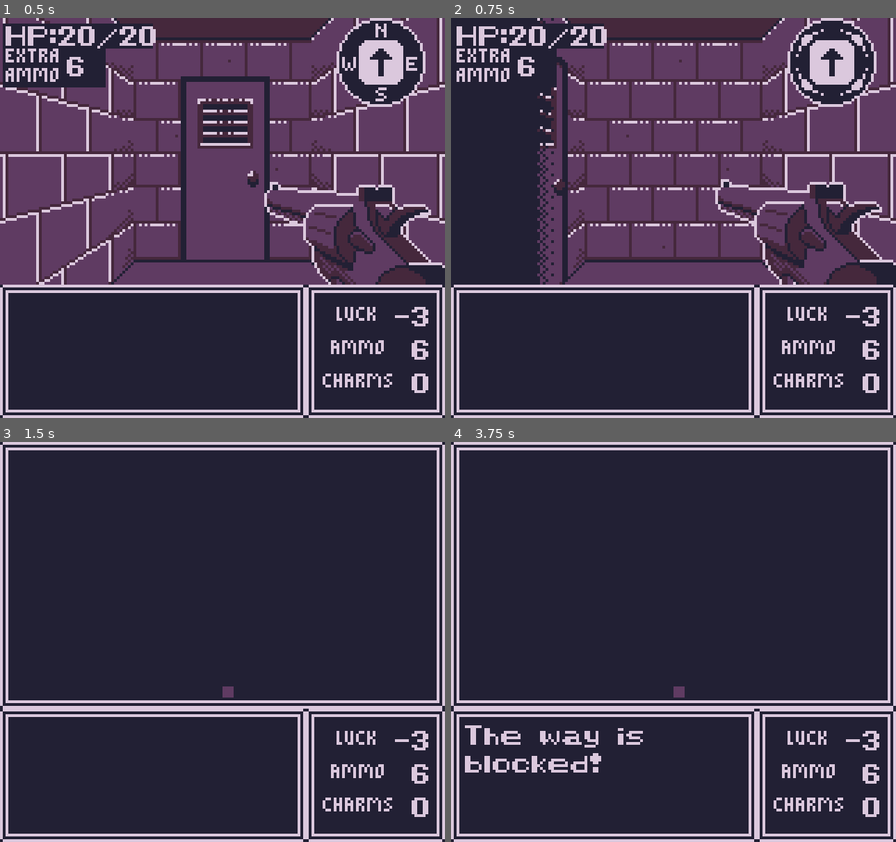
Above: before the commit, frames 1-4 (two rows, left to right).
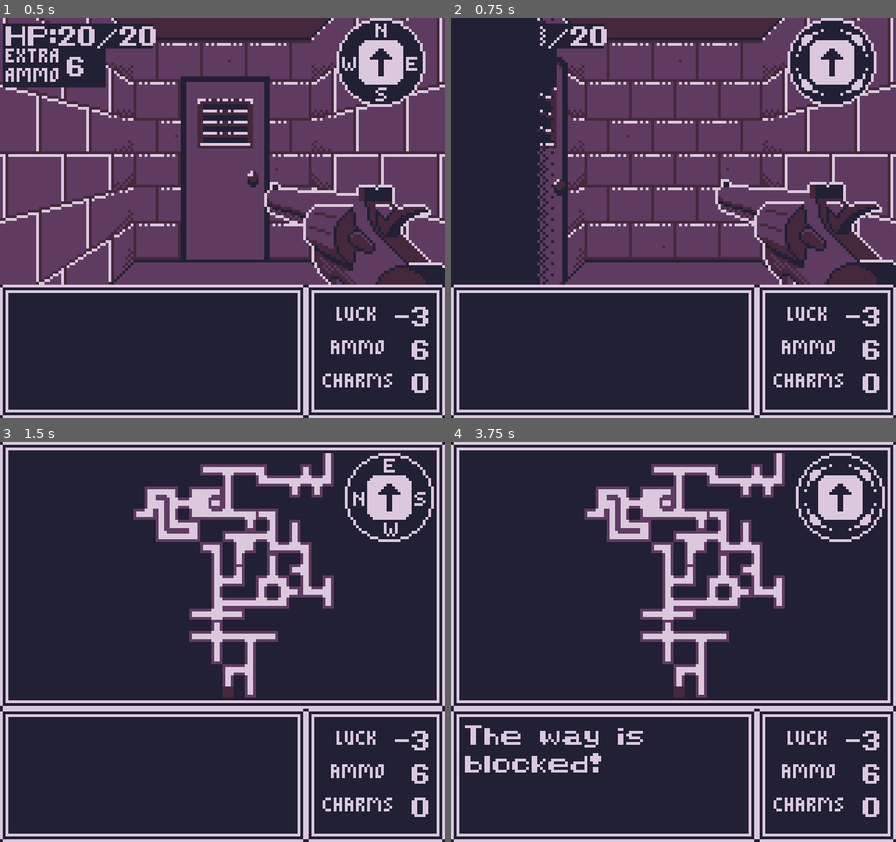
Above: after the commit, the same moments.

Repository: GartTheSkeleton/GameboyDungeon
Game: Godot game, scene res://src/Game/gameworld.tscn
The game is run twice, just before and just after one commit, with the same random seed, the same clock (stepped at 60 frames per second) and the same inputs.
Inputs:
- Up to frame 1 (0.5 s): no input
- Up to frame 2 (0.75 s): tap Enter (Start) at 0.5 s; hold Right (Right) from 0.53 s (still down); tap Z (A) at 0.6 s
- Up to frame 3 (1.5 s): tap X (B) at 0.8, 1.35 s; tap Enter (Start) at 1.25 s; release Right (Right) at 1.28 s; hold Down (Down) from 1.28 s (still down)
- Up to frame 4 (3.75 s): tap Z (A) at 1.55, 2.1, 3.05 s; tap Enter (Start) at 2, 2.75, 3.6 s; release Down (Down) at 2.03 s; hold Right (Right) 2.03-2.78 s; tap X (B) at 2.3, 2.85 s; hold Up (Up) 2.78-3.53 s; hold Left (Left) from 3.53 s (still down)

Frame 1 is identical in both runs. In frame 2, 1.0% of the frame differs, in the area x 1-22%, y 2-16%; in frame 3, 10%; in frame 4, 11%, in the area x 30-98%, y 2-64%.

Commit message:
update map

Diff:
--- a/src/Entities/Actors/Actions/movement_action.gd
+++ b/src/Entities/Actors/Actions/movement_action.gd
@@ -59,5 +59,5 @@
 			item_in_room.item_component.conversation_complete = false
 			item_in_room.item_component.conversation_started = false
 	entity.grid_position = destination
-	entity.map_data.visit_tile(destination)
+	entity.map_data.visit_tile(destination_tile)
 	entity.get_tree().get_first_node_in_group("Transitions").play("Walk")
--- /dev/null
+++ b/src/GUI/extra_ui.gd
@@ -0,0 +1,9 @@
+extends Node2D
+
+@onready var healthLabel = %HealthLabel
+@onready var ammoLabel = %AmmoLabel2
+@onready var gameworld = %Gameworld
+
+func _process(delta: float) -> void:
+	healthLabel.text = "HP:" + str(gameworld.player.fighter_component.hp) + "/" + str(gameworld.player.fighter_component.max_hp)
+	ammoLabel.text = str(gameworld.player.fighter_component.stored_ammo)
--- a/src/Game/compass.gd
+++ b/src/Game/compass.gd
@@ -1,14 +1,9 @@
 extends AnimatedSprite2D
 
-@onready var gameworld = get_parent().get_parent()
-@onready var healthLabel = %HealthLabel
-@onready var ammoLabel = %AmmoLabel2
-@onready var gun = $"../Gun"
+@onready var gameworld = %Gameworld
 
 var currentRoom = Vector2(0,0)
 
 func _process(delta: float) -> void:
 	if animation != gameworld.playerFacingString:
 		play(gameworld.playerFacingString)
-	healthLabel.text = "HP:" + str(gameworld.player.fighter_component.hp) + "/" + str(gameworld.player.fighter_component.max_hp)
-	ammoLabel.text = str(gameworld.player.fighter_component.stored_ammo)
--- a/src/Game/gameworld.gd
+++ b/src/Game/gameworld.gd
@@ -75,6 +75,8 @@
 	SignalBus.player_died.connect(handle_player_death)
 	create_player()
 	SignalBus.gameworld_ready.emit()
+	await get_tree().create_timer(1.5).timeout
+	SignalBus.room_discovered.emit()
 
 func createEntity(name: String, grid_pos: Vector2i, chest_contents = null):
 	var new_entity: Entity
--- a/src/Game/gameworld.tscn
+++ b/src/Game/gameworld.tscn
@@ -10,6 +10,7 @@
 [ext_resource type="Texture2D" uid="uid://y51uub0eail5" path="res://src/Assets/VFX/compass_south.png" id="6_lgd45"]
 [ext_resource type="Texture2D" uid="uid://dmfdwab6u80kd" path="res://src/Assets/VFX/compass_west.png" id="7_as7lh"]
 [ext_resource type="Script" uid="uid://drp8j51mma0ey" path="res://src/Game/compass.gd" id="8_q8503"]
+[ext_resource type="Script" uid="uid://dv18onqto87yj" path="res://src/GUI/extra_ui.gd" id="8_sjrmq"]
 [ext_resource type="Texture2D" uid="uid://cgenhmsgkqoj7" path="res://src/Assets/VFX/gun_idle.png" id="10_lgd45"]
 [ext_resource type="Texture2D" uid="uid://dj5be0ge14cg8" path="res://src/Assets/VFX/ui_bullet.png" id="11_1s8sg"]
 [ext_resource type="Script" uid="uid://dhp1e27unnmsb" path="res://src/GUI/message_log.gd" id="12_as7lh"]
@@ -1600,6 +1601,60 @@
 visible_characters = 4
 visible_ratio = 0.92
 
+[node name="ExtraUI" type="Node2D" parent="VBoxContainer/SubViewportContainer/SubViewport/Gameworld/Camera2D"]
+position = Vector2(56, -48)
+script = ExtResource("8_sjrmq")
+
+[node name="Control" type="Control" parent="VBoxContainer/SubViewportContainer/SubViewport/Gameworld/Camera2D/ExtraUI"]
+layout_mode = 3
+anchors_preset = 0
+offset_left = -136.0
+offset_top = -18.0
+offset_right = -96.0
+offset_bottom = 22.0
+
+[node name="HealthLabel" type="Label" parent="VBoxContainer/SubViewportContainer/SubViewport/Gameworld/Camera2D/ExtraUI/Control"]
+unique_name_in_owner = true
+layout_mode = 0
+offset_left = 2.0
+offset_top = 4.0
+offset_right = 42.0
+offset_bottom = 27.0
+text = "HP: "
+label_settings = ExtResource("15_j816e")
+
+[node name="AmmoLabel2" type="Label" parent="VBoxContainer/SubViewportContainer/SubViewport/Gameworld/Camera2D/ExtraUI/Control"]
+unique_name_in_owner = true
+layout_mode = 0
+offset_left = 24.0
+offset_top = 15.0
+offset_right = 64.0
+offset_bottom = 37.0
+text = "0"
+label_settings = ExtResource("15_j816e")
+
+[node name="ColorRect" type="ColorRect" parent="VBoxContainer/SubViewportContainer/SubViewport/Gameworld/Camera2D/ExtraUI/Control"]
+z_index = -1
+layout_mode = 0
+offset_left = 1.0
+offset_top = 4.0
+offset_right = 55.0
+offset_bottom = 13.0
+color = Color(0.133333, 0.12549, 0.203922, 1)
+
+[node name="ColorRect2" type="ColorRect" parent="VBoxContainer/SubViewportContainer/SubViewport/Gameworld/Camera2D/ExtraUI/Control"]
+z_index = -1
+layout_mode = 0
+offset_left = 1.0
+offset_top = 4.0
+offset_right = 38.0
+offset_bottom = 27.0
+color = Color(0.133333, 0.12549, 0.203922, 1)
+
+[node name="Sprite2D" type="Sprite2D" parent="VBoxContainer/SubViewportContainer/SubViewport/Gameworld/Camera2D/ExtraUI"]
+position = Vector2(-124, 2)
+texture = ExtResource("11_1s8sg")
+
 [node name="Compass" type="AnimatedSprite2D" parent="VBoxContainer/SubViewportContainer/SubViewport/Gameworld/Camera2D"]
 z_index = 5
 z_as_relative = false
@@ -1609,57 +1664,8 @@
 animation = &"EAST"
 script = ExtResource("8_q8503")
 
-[node name="Control" type="Control" parent="VBoxContainer/SubViewportContainer/SubViewport/Gameworld/Camera2D/Compass"]
-layout_mode = 3
-anchors_preset = 0
-offset_left = -136.0
-offset_top = -18.0
-offset_right = -96.0
-offset_bottom = 22.0
-
-[node name="HealthLabel" type="Label" parent="VBoxContainer/SubViewportContainer/SubViewport/Gameworld/Camera2D/Compass/Control"]
+[node name="Gun" type="AnimatedSprite2D" parent="VBoxContainer/SubViewportContainer/SubViewport/Gameworld/Camera2D" groups=["Gun"]]
 unique_name_in_owner = true
-layout_mode = 0
-offset_left = 2.0
-offset_top = 4.0
-offset_right = 42.0
-offset_bottom = 27.0
-text = "HP: "
-label_settings = ExtResource("15_j816e")
-
-[node name="AmmoLabel2" type="Label" parent="VBoxContainer/SubViewportContainer/SubViewport/Gameworld/Camera2D/Compass/Control"]
-unique_name_in_owner = true
-layout_mode = 0
-offset_left = 24.0
-offset_top = 15.0
-offset_right = 64.0
-offset_bottom = 37.0
-text = "0"
-label_settings = ExtResource("15_j816e")
-
-[node name="ColorRect" type="ColorRect" parent="VBoxContainer/SubViewportContainer/SubViewport/Gameworld/Camera2D/Compass/Control"]
-z_index = -1
-layout_mode = 0
-offset_left = 1.0
-offset_top = 4.0
-offset_right = 55.0
-offset_bottom = 13.0
-color = Color(0.133333, 0.12549, 0.203922, 1)
-
-[node name="ColorRect2" type="ColorRect" parent="VBoxContainer/SubViewportContainer/SubViewport/Gameworld/Camera2D/Compass/Control"]
-z_index = -1
-layout_mode = 0
-offset_left = 1.0
-offset_top = 4.0
-offset_right = 38.0
-offset_bottom = 27.0
-color = Color(0.133333, 0.12549, 0.203922, 1)
-
-[node name="Sprite2D" type="Sprite2D" parent="VBoxContainer/SubViewportContainer/SubViewport/Gameworld/Camera2D/Compass"]
-position = Vector2(-124, 2)
-texture = ExtResource("11_1s8sg")
-
-[node name="Gun" type="AnimatedSprite2D" parent="VBoxContainer/SubViewportContainer/SubViewport/Gameworld/Camera2D" groups=["Gun"]]
 texture_filter = 1
 position = Vector2(0, -22)
 sprite_frames = SubResource("SpriteFrames_q8503")
@@ -1668,16 +1674,19 @@
 offset = Vector2(0, -15)
 
 [node name="Knife" type="AnimatedSprite2D" parent="VBoxContainer/SubViewportContainer/SubViewport/Gameworld/Camera2D" groups=["Knife"]]
+unique_name_in_owner = true
 position = Vector2(0, -22)
 sprite_frames = SubResource("SpriteFrames_j0n7o")
 animation = &"Idle"
 autoplay = "Idle"
 
 [node name="Hitmarker" type="AnimatedSprite2D" parent="VBoxContainer/SubViewportContainer/SubViewport/Gameworld/Camera2D" groups=["Hitmarker"]]
+unique_name_in_owner = true
 sprite_frames = SubResource("SpriteFrames_jv3qj")
 autoplay = "default"
 
 [node name="Transitions" type="AnimatedSprite2D" parent="VBoxContainer/SubViewportContainer/SubViewport/Gameworld/Camera2D" groups=["Transitions"]]
+unique_name_in_owner = true
 scale = Vector2(1, -1)
 sprite_frames = SubResource("SpriteFrames_xwwmq")
 animation = &"Left"
@@ -1720,6 +1729,14 @@
 offset_bottom = 96.0
 theme_override_styles/panel = SubResource("StyleBoxTexture_2wliv")
 
+[node name="Compass" type="AnimatedSprite2D" parent="VBoxContainer/SubViewportContainer/SubViewport/MapCanvas/Control/Panel"]
+z_index = 50
+texture_filter = 1
+position = Vector2(139, 20)
+sprite_frames = SubResource("SpriteFrames_k0lof")
+animation = &"EAST"
+script = ExtResource("8_q8503")
+
 [node name="CenterContainer" type="CenterContainer" parent="VBoxContainer/SubViewportContainer/SubViewport/MapCanvas/Control/Panel"]
 layout_mode = 0
 offset_right = 160.0
--- a/src/Map/map_data.gd
+++ b/src/Map/map_data.gd
@@ -5,7 +5,7 @@
 var width: int
 var height: int
 var tiles: Array[Node]
-var visited_tiles: Array[Vector2i] = [Vector2i(0,0)]
+var visited_tiles: Array[Tile]
 var entities: Array[Entity]
 var player: Entity
 
@@ -13,6 +13,10 @@
 	width = map_width
 	height = map_height
 	tiles = all_tiles
+	var starting_room = get_tile(Vector2i.ZERO)
+	visited_tiles.append(starting_room)
+	for i in tiles.size():
+		visited_tiles.append(tiles[i])
 
 func get_tile(grid_position: Vector2i) -> Tile:
 	var index = tiles.find_custom(func(tile: Tile): return tile.gridPosition == grid_position)
@@ -53,7 +57,7 @@
 			return actor
 	return null
 
-func visit_tile(tile: Vector2i) -> void:
+func visit_tile(tile: Tile) -> void:
 	if !visited_tiles.has(tile):
 		visited_tiles.append(tile)
 		SignalBus.room_discovered.emit()
--- a/src/Map/map_view.gd
+++ b/src/Map/map_view.gd
@@ -22,7 +22,7 @@
 
 func _ready() -> void:
 	canvas.visible = false
-	player_icon.color = GameColors.WORLD_COLOR
+	player_icon.color = Color("45283c")
 	player_icon.size = tile_size
 	player_icon.z_index = 100
 	add_child(player_icon)
@@ -45,10 +45,23 @@
 func draw_map() -> void:
 	var visited_tiles = map_data.visited_tiles
 	for i in visited_tiles.size():
-		if !displayed_tiles.has(visited_tiles[i]):
-			var world_coordinates = grid_to_world(visited_tiles[i])
-			var map_tile = ColorRect.new()
-			map_tile.position = world_coordinates
-			map_tile.size = tile_size
-			map_tile.color = GameColors.TEXT_COLOR
-			add_child(map_tile)
+		var tile = visited_tiles[i]
+		if !displayed_tiles.has(tile.gridPosition):
+			var world_coordinates = grid_to_world(visited_tiles[i].gridPosition)
+			var room_panel = Panel.new()
+			room_panel.position = world_coordinates
+			room_panel.size = tile_size
+			var style_box = StyleBoxFlat.new()
+			style_box.bg_color = GameColors.TEXT_COLOR
+			style_box.border_color = GameColors.WORLD_COLOR
+			room_panel.add_theme_stylebox_override("panel", style_box)
+			var border_panel_types = [tile.panelTypes.WALL, tile.panelTypes.LOCKEDDOOR]
+			if border_panel_types.has(tile.northPanelType):
+				style_box.border_width_top = 1
+			if border_panel_types.has(tile.southPanelType):
+				style_box.border_width_bottom = 1
+			if border_panel_types.has(tile.westPanelType):
+				style_box.border_width_left = 1
+			if border_panel_types.has(tile.eastPanelType):
+				style_box.border_width_right = 1
+			add_child(room_panel)
Not shown, added: src/GUI/extra_ui.gd.uid
Not shown: 1 places in src/Game/gameworld.tscn that only renumber resources
